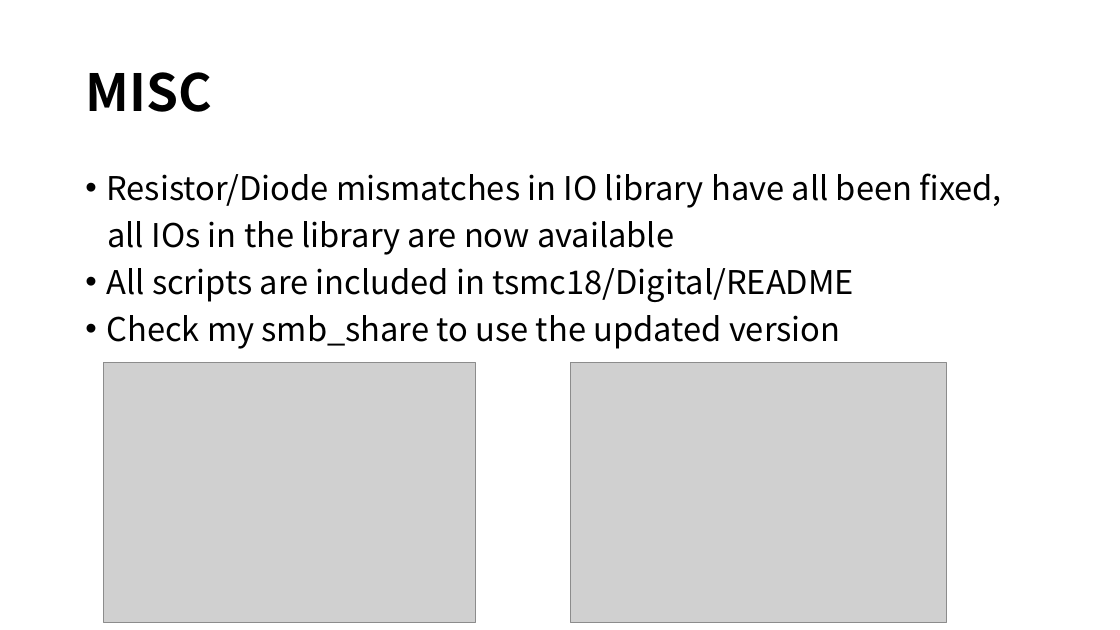
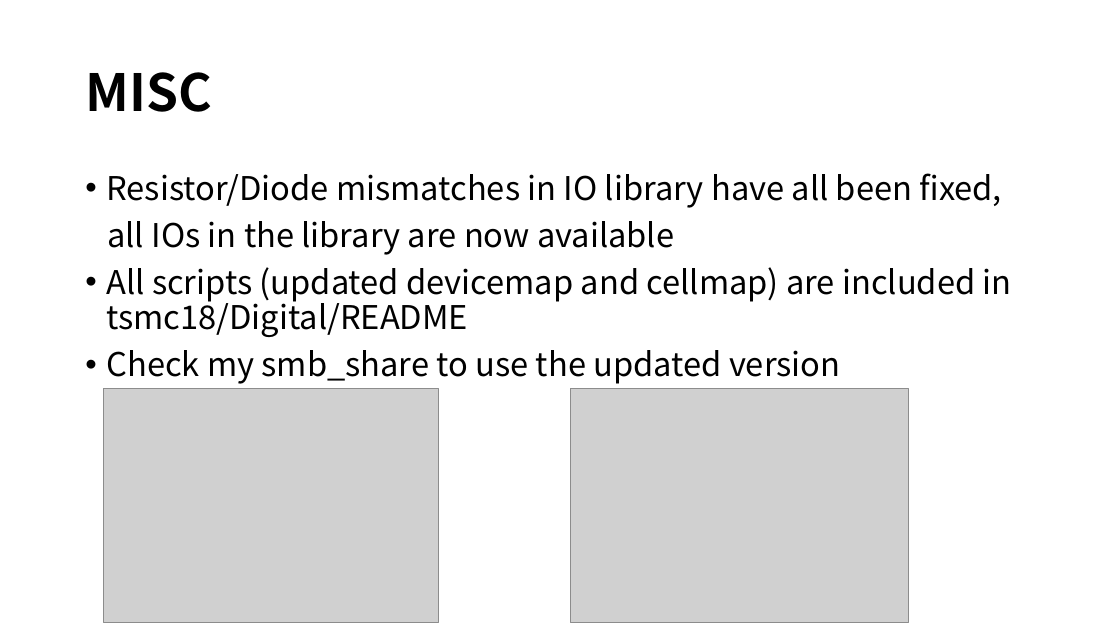
Before and after one commit to flowing-wind/SPI_Slave, a slide deck: slide 30 of doc/SPI_Slave_Design.pptx. Drawn at 1120x630 pixels with LibreOffice and Linux fonts; fonts in the diff are those of the drawing; grey boxes stand for pictures. Boxes give left, top, right and bottom in pixels: in the first picture for what was removed or moved away, otherwise in the second. Text is boxed around its words. In the diff, an @@ line names an element or a change of style, - is before the commit and + after.

Commit message:
update PPT

```diff
--- a/doc/SPI_Slave_Design.pptx
+++ b/doc/SPI_Slave_Design.pptx
@@ text at <box>106,267,1012,337</box>: text changed @@
-• All scripts are included in tsmc18/Digital/README
+• All scripts (updated devicemap and cellmap) are included in tsmc18/Digital/README
@@ picture: place and size @@
-picture at <box>103,363,476,623</box>
+picture at <box>103,389,438,623</box>
@@ picture: place and size @@
-picture at <box>571,363,946,623</box>
+picture at <box>571,389,908,623</box>
```
Also in this commit, not shown: 1 other file.
